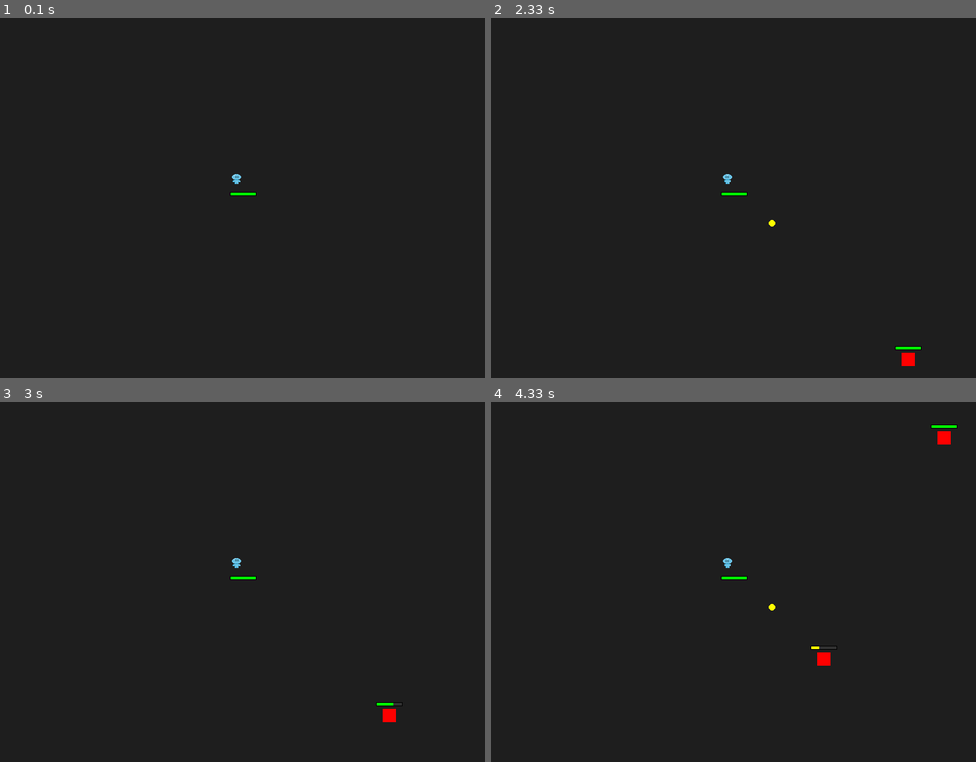
Above: before the commit, frames 1-4 (two rows, left to right).
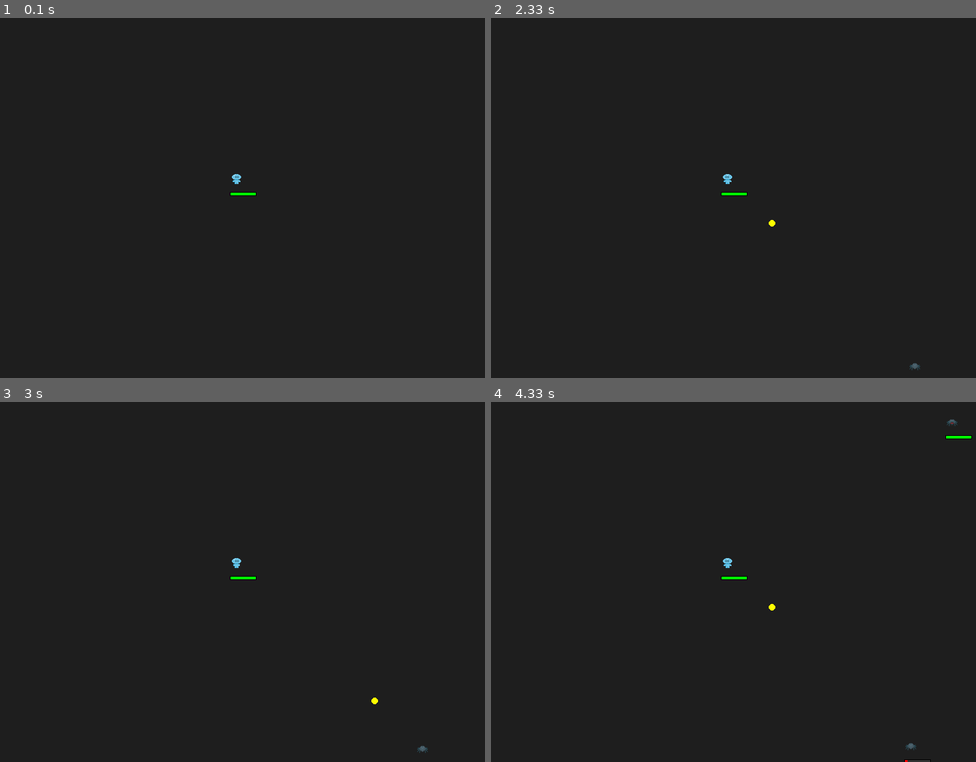
Above: after the commit, the same moments.

Repository: NullBrainReference/dv_pygame_vamplike
Game: pygame game, started from main.py
The game is run twice, just before and just after one commit, with the same random seed, the same clock (stepped at 60 frames per second) and the same inputs.
Inputs:
- Up to frame 1 (0.1 s): no input
- Up to frame 2 (2.33 s): no input
- Up to frame 3 (3 s): no input
- Up to frame 4 (4.33 s): no input

Frame 1 is identical in both runs. In frame 2, 0.2% of the frame differs, in the area x 47-89%, y 45-98%; in frame 3, 0.2%; in frame 4, 0.4%, in the area x 47-100%, y 4-100%.

Commit message:
enemy animation

Diff:
--- a/Animation/AnimationSetup.py
+++ b/Animation/AnimationSetup.py
@@ -9,12 +9,20 @@
         unit_name="Player",
         dir_path="Assets/Units/Player",
         frame_size=(16, 16),
-        frame_rate=8
+        frame_rate=4
     )
 
-    # ANIMATION_LIBRARY.load_unit_animations(
-    #     unit_name="Enemy",
-    #     dir_path="Assets/Units/Enemy",
-    #     frame_size=(16, 16),
-    #     frame_rate=6
-    # )
+    ANIMATION_LIBRARY.load_unit_animations(
+        unit_name="Spider",
+        dir_path="Assets/Units/Spider",
+        frame_size=(16, 16),
+        frame_rate=4
+    )
+
+
+    ANIMATION_LIBRARY.load_unit_animations(
+        unit_name="Zombie",
+        dir_path="Assets/Units/Zombie",
+        frame_size=(16, 16),
+        frame_rate=4
+    )
--- a/GameManagement/GameManager.py
+++ b/GameManagement/GameManager.py
@@ -1,77 +1,99 @@
 # GameManager.py
-import pygame, random, math
-from Events.EventBus import bus
-from Events.Events   import SpawnProjectile, SpawnEffect
-from Unit.Enemy      import Enemy
-from Weapon.Weapon   import Sword
+import pygame
+import random
+import math
+
+from Events.EventBus    import bus
+from Events.Events      import SpawnProjectile, SpawnEffect
+from Unit.Enemy        import Enemy
+from Weapon.Weapon     import Bow, Sword
 from GameManagement.GameField import GameField
 
 class GameManager:
     def __init__(self, screen):
-        self.screen = screen
-        self.clock  = pygame.time.Clock()
-        self.field  = GameField()
+        self.screen     = screen
+        self.clock      = pygame.time.Clock()
+        self.field      = GameField()
         self.spawn_timer = 0.0
-        self.spawn_rate  = 2.0
+        self.spawn_rate  = 2.0  # сек
 
-        # Подписываемся на события
+        # Подписываемся на события от оружия
         bus.subscribe(SpawnProjectile, lambda e: self.field.projectiles.append(e.projectile))
         bus.subscribe(SpawnEffect,     lambda e: self.field.effects.append(e.effect))
 
-    def spawn_enemy(self, radius, center):
+    def _random_spawn_pos(self, radius: float, center: pygame.Vector2) -> pygame.Vector2:
         angle = random.uniform(0, 2 * math.pi)
-        return pygame.Vector2(
-            center.x + radius * math.cos(angle),
-            center.y + radius * math.sin(angle)
-        )
+        x = center.x + radius * math.cos(angle)
+        y = center.y + radius * math.sin(angle)
+        return pygame.Vector2(x, y)
 
-    def update(self, dt):
-        # спавн врагов
+    def update(self, dt: float):
+        # Спавн врагов
         self.spawn_timer += dt
         if self.spawn_timer >= self.spawn_rate:
-            self.spawn_timer = 0.0
-            pos = self.spawn_enemy(400, self.field.player.pos)
-            self.field.enemies.append(Enemy(pos, weapon=Sword(range=30, rate=1, damage=8)))
+            self.spawn_timer -= self.spawn_rate
+            pos = self._random_spawn_pos(400, self.field.player.pos)
 
-        # обновление юнитов и оружия
+            # Рандомно создаём Spider или Zombie
+            if random.random() < 0.5:
+                # Spider с луком
+                weapon     = Bow(range=250, rate=1.2, damage=6)
+                enemy_type = "Spider"
+            else:
+                # Zombie с мечом
+                weapon     = Sword(range=20, rate=1.5, damage=8)
+                enemy_type = "Zombie"
+
+            self.field.enemies.append(Enemy(pos, weapon, enemy_type))
+
+        # Обновление игрока
         self.field.player.update(dt)
+
+        # Обновление и атака каждого врага
         for en in self.field.enemies:
             en.update(dt, self.field.player.pos)
             if en.weapon:
                 en.weapon.on_attack(en.pos, [self.field.player])
 
-        # игрок
+        # Атака игрока
         self.field.player.weapon.on_attack(self.field.player.pos, self.field.enemies)
 
-        # обновление снарядов и эффектов
+        # Обновление снарядов и эффектов
         for p in self.field.projectiles:
             p.update(dt)
         for e in self.field.effects:
             e.update(dt)
 
-        # проверка попаданий
+        # Проверка попаданий
         for p in self.field.projectiles:
             for en in self.field.enemies:
                 if (p.pos - en.pos).length() < 20:
                     en.take_damage(p.damage)
                     p.alive = False
 
-        # in-place очистка списков
-        for lst, attr in [(self.field.projectiles,  'alive'),
-                    (self.field.effects,      'alive'),
-                    (self.field.enemies,      'hp')]:
-            # если у объекта нет нужного атрибута — пропускаем
+        # In-place очистка списков
+        for lst, attr in [
+            (self.field.projectiles, 'alive'),
+            (self.field.effects,     'alive'),
+            (self.field.enemies,     'hp')
+        ]:
             for i in range(len(lst)-1, -1, -1):
                 item = lst[i]
+                # если у объекта нет атрибута — считаем его живым
                 if not getattr(item, attr, True):
                     del lst[i]
 
     def draw(self):
         self.screen.fill((30, 30, 30))
         self.field.player.draw(self.screen)
-        for en in self.field.enemies:     en.draw(self.screen)
-        for p in self.field.projectiles:  p.draw(self.screen)
-        for e in self.field.effects:      e.draw(self.screen)
+
+        for en in self.field.enemies:
+            en.draw(self.screen)
+        for p in self.field.projectiles:
+            p.draw(self.screen)
+        for e in self.field.effects:
+            e.draw(self.screen)
+
         pygame.display.flip()
 
     def run(self):
@@ -81,8 +103,11 @@
             for ev in pygame.event.get():
                 if ev.type == pygame.QUIT:
                     running = False
+
             self.update(dt)
             self.draw()
-            if self.field.player.hp <= 0:
-                running = False
+
+            # if self.field.player.hp <= 0:
+            #     running = False
+
         pygame.quit()
--- a/Unit/Enemy.py
+++ b/Unit/Enemy.py
@@ -1,22 +1,74 @@
+# Unit/Enemy.py
 import pygame
 from Unit.Unit import Unit
 from Weapon.Weapon import Weapon
 from UI.HPBar import draw_hp_bar
+from Animation.AnimationLibrary import ANIMATION_LIBRARY
 
 class Enemy(Unit):
-    def __init__(self, pos, weapon : Weapon):
+    def __init__(self,
+                 pos: pygame.Vector2,
+                 weapon: Weapon,
+                 enemy_type: str,
+                 speed: float = 4):
         super().__init__(hp=30, weapon=weapon)
         self.pos = pos
-        self.speed = 1.5
+        self.speed = speed
+        self.enemy_type = enemy_type
 
-    def update(self, dt, player_pos):
-        direction = (player_pos - self.pos).normalize()
-        self.pos += direction * self.speed
+        # Загрузка анимаций для этого типа (idle, side, up, down)
+        self.animations = {
+            state: ANIMATION_LIBRARY.get(f"{enemy_type}.{state}")
+            for state in ("idle", "side", "up", "down")
+        }
+
+        # Состояние анимации
+        self.current_anim   = self.animations["idle"]
+        self.anim_timer     = 0.0
+        self.anim_frame_idx = 0
+        self.flip_horiz     = False  # отразить по горизонтали (для side)
+
+    def update(self, dt: float, player_pos: pygame.Vector2):
+        # Обновляем оружие
         self.weapon.update(dt)
 
-    def draw(self, screen):
-        pygame.draw.rect(screen, (255, 0, 0), (*self.pos, 20, 20))
-        draw_hp_bar(screen, self)
+        # Движемся к игроку
+        direction = player_pos - self.pos
+        if direction.length_squared() > 0:
+            dir_norm = direction.normalize()
+            self.pos += dir_norm * self.speed * dt
+
+            # Выбираем анимацию по направлению
+            if abs(dir_norm.x) > abs(dir_norm.y):
+                self.current_anim = self.animations["side"]
+                self.flip_horiz = dir_norm.x < 0
+            elif dir_norm.y < 0:
+                self.current_anim = self.animations["up"]
+                self.flip_horiz = False
+            else:
+                self.current_anim = self.animations["down"]
+                self.flip_horiz = False
+
+        else:
+            self.current_anim = self.animations["idle"]
+            self.flip_horiz = False
+
+        # Animation frame update
+        self.anim_timer += dt
+        frame_duration = 1.0 / self.current_anim.frame_rate
+        if self.anim_timer >= frame_duration:
+            self.anim_timer -= frame_duration
+            self.anim_frame_idx = (self.anim_frame_idx + 1) % len(self.current_anim.frames)
+
+    def draw(self, screen: pygame.Surface):
+        frame = self.current_anim.frames[self.anim_frame_idx]
+        if self.flip_horiz:
+            frame = pygame.transform.flip(frame, True, False)
+
+        rect = frame.get_rect(center=self.pos)
+        screen.blit(frame, rect)
+
+        draw_hp_bar(screen, self, offset_y=-20)
 
     def on_death(self):
-        print("Враг уничтожен")
+        print(f"{self.enemy_type} уничтожен!")
Binary file added: Assets/Units/Player/death.png
Binary file added: Assets/Units/Spider/down.png
Binary file added: Assets/Units/Spider/idle.png
Binary file added: Assets/Units/Spider/side.png
Binary file added: Assets/Units/Spider/up.png
Binary file added: Assets/Units/Zombie/death.png
Binary file added: Assets/Units/Zombie/down.png
Binary file added: Assets/Units/Zombie/idle.png
Binary file added: Assets/Units/Zombie/side.png
Binary file added: Assets/Units/Zombie/up.png
